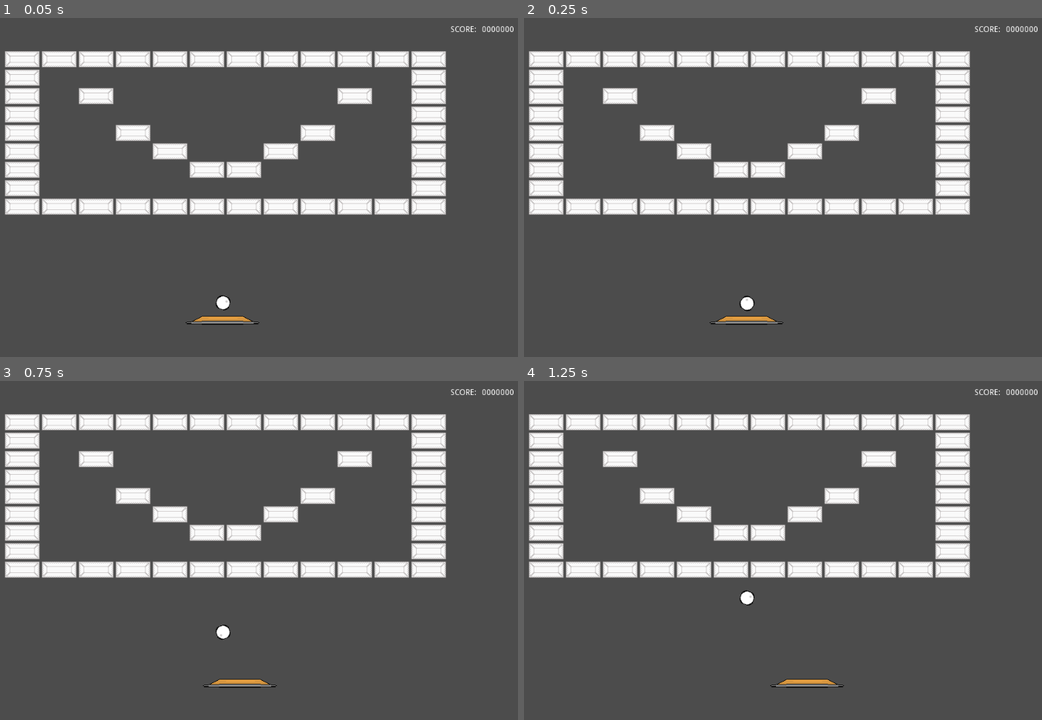
Above: before the commit, frames 1-4 (two rows, left to right).
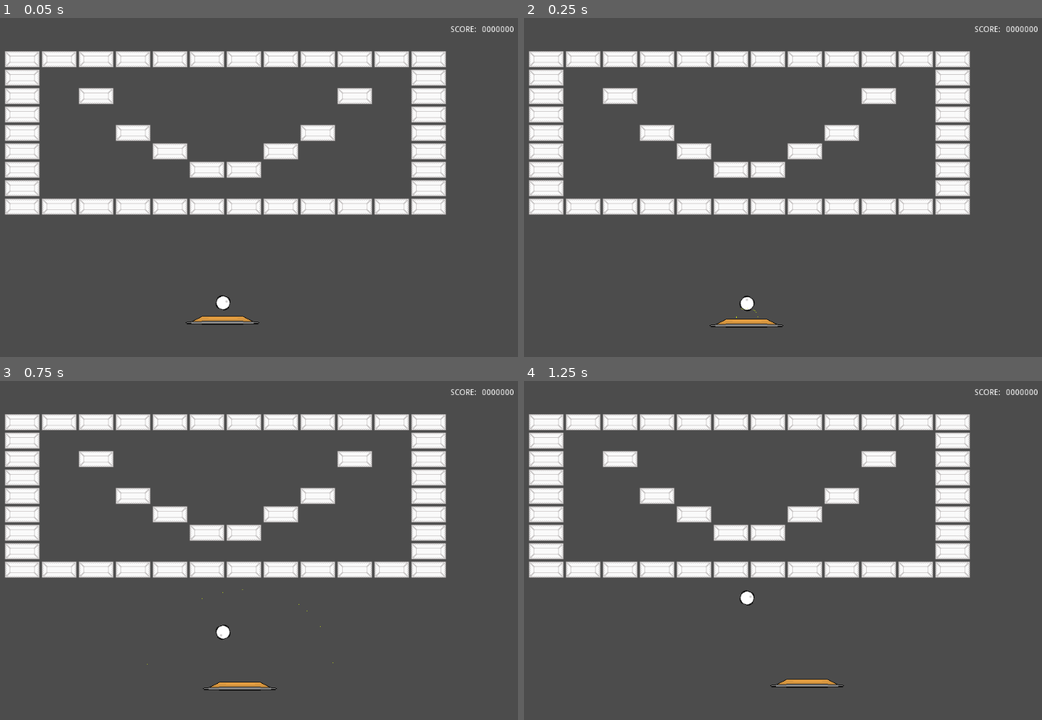
Above: after the commit, the same moments.

Repository: Anatolij-Grigorjev/Breakout4Godot
Game: Godot game, scene res://BreakoutGame.tscn
Two runs of this game, one before a commit and one after it. Both use one fixed random seed, a clock stepped at 60 frames per second and the inputs below.
Inputs (mouse positions are in pixels of both pictures, inside the frame that each line leads up to):
- Up to frame 1 (0.05 s): no input
- Up to frame 2 (0.25 s): no input
- Up to frame 3 (0.75 s): tap Enter at 0.5 s; move the mouse to (362, 530) at 0.52 s; hold Right (ui_right) from 0.53 s (still down); tap Alt at 0.6 s; click (362, 530) at 0.67 s
- Up to frame 4 (1.25 s): keep holding Right (ui_right)

Frame 1 is identical in both runs. In frame 2, 0.4% of the frame differs, in the area x 35-51%, y 85-92%; in frame 3, 0.4%; in frame 4, nothing differs.

Commit message:
add ball hit paddle animation and particle

Diff:
--- a/game/ball/Ball.gd
+++ b/game/ball/Ball.gd
@@ -49,5 +49,9 @@
 		var tilemap: BricksMap = collision.collider as BricksMap
 		tilemap.bricks_hit_at(collision.position, collision.normal)
 
+	if collision.collider.is_in_group("paddle"):
+		var paddle = collision.collider
+		paddle.ball_hit_at(collision.position, collision.normal)
+
 	emit_signal("ball_collided", collision)
 	direction = direction.bounce(collision.normal)
--- a/game/paddle/Paddle.gd
+++ b/game/paddle/Paddle.gd
@@ -2,6 +2,9 @@
 
 
 export(float) var speed: float = 150.0
+
+onready var ballSparks = $Sprite/BallHitSparks
+onready var anim: AnimationPlayer = $AnimationPlayer
 
 
 func _ready():
@@ -16,3 +19,8 @@
 		direction.x = 1
 
 	move_and_collide(direction * speed * delta)
+
+
+func ball_hit_at(global_hit_pos: Vector2, hit_normal: Vector2):
+	ballSparks.global_position = global_hit_pos
+	anim.play("bounce_ball")
--- a/game/paddle/Paddle.tscn
+++ b/game/paddle/Paddle.tscn
@@ -1,10 +1,62 @@
-[gd_scene load_steps=4 format=2]
+[gd_scene load_steps=5 format=2]
 
 [ext_resource path="res://paddle/paddle.png" type="Texture" id=1]
 [ext_resource path="res://paddle/Paddle.gd" type="Script" id=2]
 
+[sub_resource type="Animation" id=2]
+length = 0.001
+tracks/0/type = "value"
+tracks/0/path = NodePath("Sprite:position")
+tracks/0/interp = 1
+tracks/0/loop_wrap = true
+tracks/0/imported = false
+tracks/0/enabled = true
+tracks/0/keys = {
+"times": PoolRealArray( 0 ),
+"transitions": PoolRealArray( 1 ),
+"update": 0,
+"values": [ Vector2( 0, 0 ) ]
+}
+tracks/1/type = "value"
+tracks/1/path = NodePath("Sprite/BallHitSparks:emitting")
+tracks/1/interp = 1
+tracks/1/loop_wrap = true
+tracks/1/imported = false
+tracks/1/enabled = true
+tracks/1/keys = {
+"times": PoolRealArray( 0 ),
+"transitions": PoolRealArray( 1 ),
+"update": 0,
+"values": [ false ]
+}
+
 [sub_resource type="Animation" id=1]
 resource_name = "bounce_ball"
+length = 0.7
+tracks/0/type = "value"
+tracks/0/path = NodePath("Sprite:position")
+tracks/0/interp = 1
+tracks/0/loop_wrap = true
+tracks/0/imported = false
+tracks/0/enabled = true
+tracks/0/keys = {
+"times": PoolRealArray( 0, 0.4, 0.7 ),
+"transitions": PoolRealArray( 0.203063, 2.63902, 1 ),
+"update": 0,
+"values": [ Vector2( 0, 0 ), Vector2( 0, 7 ), Vector2( 0, 0 ) ]
+}
+tracks/1/type = "value"
+tracks/1/path = NodePath("Sprite/BallHitSparks:emitting")
+tracks/1/interp = 1
+tracks/1/loop_wrap = true
+tracks/1/imported = false
+tracks/1/enabled = true
+tracks/1/keys = {
+"times": PoolRealArray( 0 ),
+"transitions": PoolRealArray( 1 ),
+"update": 1,
+"values": [ true ]
+}
 
 [node name="Paddle" type="KinematicBody2D" groups=["paddle"]]
 script = ExtResource( 2 )
@@ -13,8 +65,25 @@
 scale = Vector2( 2, 1 )
 texture = ExtResource( 1 )
 
+[node name="BallHitSparks" type="CPUParticles2D" parent="Sprite"]
+scale = Vector2( 0.5, 1 )
+emitting = false
+amount = 10
+one_shot = true
+explosiveness = 1.0
+direction = Vector2( 0, -1 )
+spread = 90.0
+gravity = Vector2( 0, 0 )
+initial_velocity = 300.0
+initial_velocity_random = 0.1
+angular_velocity = 25.0
+linear_accel = 50.0
+linear_accel_random = 0.5
+color = Color( 0.858824, 1, 0, 1 )
+
 [node name="CollisionPolygon2D" type="CollisionPolygon2D" parent="."]
 polygon = PoolVector2Array( -64, 4, -35, -7, 36, -7, 63, 4, 36, 8, -36, 8 )
 
 [node name="AnimationPlayer" type="AnimationPlayer" parent="."]
+anims/RESET = SubResource( 2 )
 anims/bounce_ball = SubResource( 1 )
